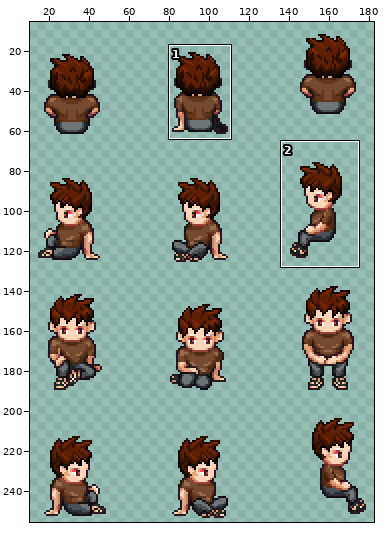
Two states of a sprite sheet, public/assets/player/sit.png. Above, an overview of the earlier version with the close-up marked.
Close-up. Old version:
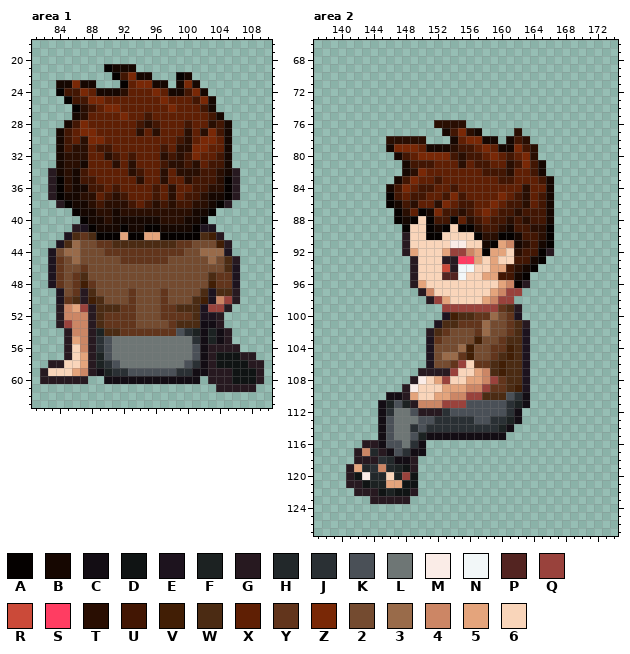
The file is 192x256 pixels. Colours within 5 levels of each other are drawn and written as one. Shown: area 1: x 81..110, y 18..63; area 2: x 137..174, y 66..127. The wide view leaves out empty margins. The commit also changed other parts of the picture, which this record leaves out.
Palette (. is transparent): A #050100  B #160701  C #130d14  D #101414  E #1d131e  F #1c2222  G #271920  H #22282a  J #2a3034  K #4a5057  L #6e7675  M #faece7  N #f2f7f8  P #532421  Q #99423c  R #cb4a39  S #ff3d62  T #290e02  U #421603  V #411e05  W #4b2b13  X #5f1f04  Y #62351c  Z #792806  2 #744b30  3 #996b4a  4 #cc8665  5 #e4a47c  6 #f9d5ba
Pixels before, area 1, first column x 82:
21 ........ABBB................
22 .........AUZBB...AB.........
23 ..BBZBB...AXZZBB.BZB........
24 ..AUUZXBBBTXXXZXBBUZB.......
25 ...AUUZZXXXXXXXZXXXUZB......
26 ....ATUXZZXXXXXXZXXXUB......
27 ....BTXXXXZXXUXXXXXXXUB.....
28 ...BUZXXXXXXUTUXXXUXXTUB....
29 ..BUXZZXXXXXTXTXXXTXTZUB....
30 ..BUXTZZXXXXXXXXXUTXZZXB....
31 ..BUTTXUUXXXXXXUXTTZZXXB....
32 ..BTTTXXTUXUXXXTUTUZXXUB....
33 ..BTTBXXXTXTXXXUTTUTXUUB....
34 .GBTBUXXXXXTUXXTXTTTUUTBG...
35 .GATBUUXXXXXTXXTXXTUUUTAG...
36 .GATBBUUXUXXXXUXTXXUUTTAG...
37 .GABBTTXUTUXXXUXTXUUTBBAG...
38 ..GABBTUTTTUXUTUTUUTTBAG....
39 ....ABBTTBTTTTTTTTTBBA......
40 .....ABBTBBBBBBTTTBBA.......
41 ....GEABBBABBAABBBBAEE......
42 ...EWYWAAA5AA55AAAAAWVG.....
43 ..EW322YYWWWWWWWWYY222VG....
44 .E233222YYYYYYYYYY22333E....
45 .EY2322222YYYYYY2222232WG...
46 .EY22Y22222222222222222WE...
47 .EY2YW222222222222222WYYE...
48 .EY2YVY22222222222222VYYE...
49 ..E2YGW2222Y222Y2222WEWWG...
50 ..EYWGVW222Y222Y222WVE4QG...
51 ..G45QGWWWYY222YYWWWEQQG....
52 ..G444GWYYYY222YYYYWEEG.....
53 ..GQ44GWYYYY2222YWWWCCG.....
54 ...G44GFWWYYYYYYYKJFCFCG....
55 ...G54GJKLLLLLLLLLLJCFCG....
56 ...G64GJKLLLLLLLLLLKCGGGG...
57 ...G65GFKLLLLLLLLLLKCGDDDGG.
58 .GG665GFJKLLLLLLLLKJCGDDDDGG
59 G66654GCFJJKKKKKKJJCCGGGDDDG
60 GGGGGG..CCCCCCCCCCCC.GGGDDDG
61 ......................GGGGG.
Pixels before, area 2, first column x 141:
 76 ...........TTTT...........
 77 ............BUZTB....T....
 78 .....TTTTT...BXZZBB.BUT...
 79 .....BZZZXBBBTUUXZXBBZUT..
 80 ......BUXZZZZUTUUXZXUXZT..
 81 .......BUUUXXXTXUUXXTUZUB.
 82 .......BTZXXXXXXXUUUTXXUB.
 83 ......BUZXXUXXXXXXXUUXXXUB
 84 .....BUZXUUXXUXXXXXXXXTXXB
 85 .....AUXUUXXUZUXXXXZXUTXUB
 86 .....ABUTXXTZXUUXXZXUUTXUB
 87 ......ATXABZUUTUXZXUUTUUUB
 88 ......ABA6AUUAXTUXUUTUTUUB
 89 .......A66ABA6AATUUTBUUTTA
 90 .......G66AA6666ATTAABUUTA
 91 .......G66666MM66BA54BTUBA
 92 .......G56665QQ45A556TUUAG
 93 ........G666GGSS56566UUBA.
 94 ........G666RGNN6655UTBA..
 95 ........G666PPN6655UUBA...
 96 ........G566666666654AG...
 97 .........G4666666654QQ....
 98 ..........GQ5666654QQ.....
 99 ............QQQQQQQYWG....
100 ............EVWWYY32YE....
101 ...........EWWYYY322YWG...
102 ..........GWY222Y322YWE...
103 ..........EY2222V22YWWE...
104 ..........E2223V22YYVWE...
105 ..........E233YV22YWVWE...
106 ..........E22YQ6YYWVWWE...
107 .........GGGGQ6654WVWWE...
108 ........GM65Q66554QYWWE...
109 .......GM66655544QYYWVE...
110 .....CCG5665544QQWWWKJC...
111 ....CFKFG444QQQKKKKKJFC...
112 ....CJLLKGGGJKKKKKKKJC....
113 ....CKLLLKKJJJJJKKJJFC....
114 ....CKLLJKJJJJJJJJJFC.....
115 ....CKLLKFCCCCCCCCCC......
116 ..GGCKKLJC................
117 .G4HGCKJCC................
118 .GGGJHCCG.................
119 G5HJ4HFDG.................
120 GDMHH6FQD.................
121 GGDFF55DD.................
122 .GGGDFDDG.................
123 ...GGGGG..................
Now the later version:
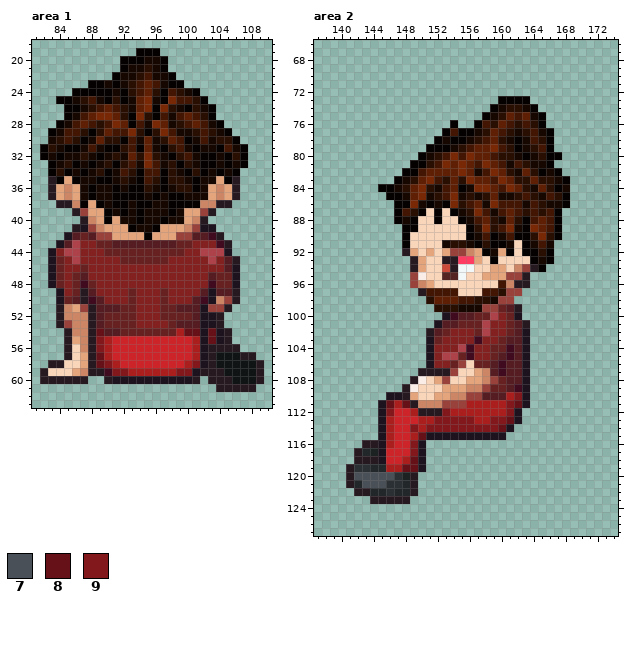
Colours new in this view: 7 #4a5057  8 #651117  9 #82171c
Changes in this commit:
colour 2: #744b30 -> #832121
colour 3: #996b4a -> #ae424a
colour K: #4a5057 -> #ab1e1e
colour L: #6e7675 -> #cd2429
colour V: #411e05 -> #400b1f
colour W: #4b2b13 -> #551c22
colour Y: #62351c -> #682121
Area 1:
y 19: x 94..96 ... -> AAA
y 20: x 92..97 ...... -> AAABBA
y 21: x 90..92 ABB -> ..A; x 94..97 .... -> BTBA
y 22: x 92..100 UZBB...AB -> BBTUBBA..
y 23: x 84..96 BBZBB...AXZZB -> ....AABABTUXU; x 98..101 .BZB -> AA..
y 24: x 84..90 AUUZXBB -> ..AAAAA; x 92..94 TXX -> ATU; x 96..102 ZXBBUZB -> TAUTBA.
y 25: x 84 . -> A; x 86..93 UUZZXXXX -> BTUBATAB; x 95..103 XXZXXXUZB -> ZBAZUUTA.
y 26: x 85 . -> A; x 87..93 TUXZZXX -> BTUXUTB; x 95..103 XXXZXXXUB -> ZAZTBATBA
y 27: x 85 . -> A; x 87 T -> U; x 89..90 XX -> ZZ; x 92..99 ZXXUXXXX -> TAZTAUBU; x 101..104 XXUB -> UTA.
y 28: x 84 . -> A; x 87..91 ZXXXX -> XUTUZ; x 93 X -> A; x 95..96 TU -> BZ; x 98..99 XX -> BT; x 102..105 XTUB -> UBA.
y 29: x 83 . -> A; x 86..89 XZZX -> UTAT; x 91..93 XXX -> UUZ; x 95 X -> A; x 97..105 XXXTXTZUB -> ZUBBTUTBA
y 30: x 83..84 .B -> BT; x 86..94 XTZZXXXXX -> TABXTTAUB; x 96..97 XX -> BT; x 100..106 TXZZXB. -> ABUBTTA
y 31: x 82..83 .. -> AT; x 85..94 UTTXUUXXXX -> AABUBAATUA; x 96..107 XUXTTZZXXB.. -> BATUBABBAUBA
y 32: x 82..86 ..BTT -> ABABB; x 88..98 XXTUXUXXXTU -> BABTBXTZTBA; x 101..107 ZXXUB.. -> BAABATA
y 33: x 83 . -> A; x 86 T -> A; x 88..97 XXXTXTXXXU -> ABTATUBZUB; x 99..107 TUTXUUB.. -> ATBAABABA
y 34: x 83..85 GBT -> ATA; x 87..92 UXXXXX -> ABTABU; x 94..100 UXXTXTT -> AUUATBA; x 102..104 UUT -> ABA; x 106 G -> A
y 35: x 85..104 TBUUXXXXXTXXTXXTUUUT -> 5ABBAABTBAUTATTBABB5
y 36: x 84..86 ATB -> 545; x 88..105 UUXUXXXXUXTXXUUTTA -> ABBABAATBABTTAB545
y 37: x 84..105 ABBTTXUTUXXXUXTXUUTBBA -> 545BABBAAAABABAABBB545
y 38: x 85..104 ABBTUTTTUXUTUTUUTTBA -> G4A5ABAABAABBAAAA44G
y 39: x 86..90 ABBTT -> GQ55A; x 92..103 TTTTTTTTTBBA -> ABABBBAB55QG
y 40: x 87..91 ABBTB -> G45A5; x 94 B -> A; x 97..102 TTTBBA -> ABB54G
y 41: x 88..93 ABBBAB -> Q4555A; x 95 A -> B; x 97..101 BBBBA -> 5554Q
y 42: x 89..91 AAA -> QQ5; x 93..95 AA5 -> 55A; x 97..101 AAAAA -> 55QQW
y 53: x 102..103 CC -> EE
y 54: x 89 F -> 8; x 100..104 JFCFC -> 88E8E
y 55: x 89 J -> 9; x 101..104 JCFC -> KE8E
y 56: x 89 J -> 9; x 102 C -> E
y 57: x 89 F -> 8; x 102 C -> E
y 58: x 89..90 FJ -> 89; x 101..102 JC -> 9E; x 108 G -> D
y 59: x 89..92 CFJJ -> GV99; x 99..102 JJCC -> 99EG; x 105 G -> D
y 60: x 90..101 CCCCCCCCCCCC -> GEEEEEEEEEEG
Area 2:
y 73: x 160..163 .... -> AAAA
y 74: x 159..164 ...... -> ABTTBA
y 75: x 158..165 ........ -> ABTXUXBA
y 76: x 152..155 TTTT -> ..A.; x 157..165 ......... -> AUTXUTUTA
y 77: x 153 B -> A; x 155..156 ZT -> AA; x 158..166 ....T.... -> TXUTBTUBA
y 78: x 146..150 TTTTT -> .....; x 152..160 ..BXZZBB. -> ABAABTUXT; x 162..166 UT... -> ABUTA
y 79: x 146..155 BZZZXBBBTU -> .....AAABT; x 158..163 ZXBBZU -> XZUTAB; x 165..166 .. -> UA
y 80: x 147..157 BUXZZZZUTUU -> ...ABTUZUZX; x 159..167 ZXUXZT... -> UTTBABTAA
y 81: x 148..153 BUUUXX -> .AATUZ; x 155 T -> Z; x 158 U -> Z; x 160..161 XT -> UB; x 163..164 ZU -> TB; x 166 . -> A
y 82: x 148..150 BTZ -> AAU; x 155 X -> Z; x 157 X -> B; x 159..160 UU -> ZX; x 162 X -> B; x 164..167 UB.. -> TABA
y 83: x 147..149 BUZ -> ABT; x 151 X -> Z; x 153 X -> T; x 155..156 XX -> TZ; x 159..163 XUUXX -> UZXTT; x 165..168 UB.. -> TTBA
y 84: x 145..148 .BUZ -> AABT; x 150..158 UUXXUXXXX -> ZTBUXABZZ; x 160..161 XX -> UZ; x 164 X -> B; x 166..168 B.. -> TAB
y 85: x 147..152 UXUUXX -> ABXZBT; x 155..158 UXXX -> BTBT; x 160..168 ZXUTXUB.. -> BBTUTBUTA
y 86: x 146..155 ABUTXXTZXU -> .AAZBABAZT; x 158 X -> B; x 160 X -> U; x 163..165 TXU -> BUT; x 167..168 .. -> BA
y 87: x 148..149 TX -> UT; x 151..159 BZUUTUXZX -> 6A6ABTZUB; x 161..163 UTU -> XUT; x 165..167 UB. -> TUA
y 88: x 151..156 AUUAXT -> 6A66AB; x 159..163 UUTUT -> TBXTA; x 165..167 UB. -> XUA
y 89: x 149 6 -> A; x 151..153 ABA -> 666; x 155 A -> 6; x 158..167 UUTBUUTTA. -> ZTUZBAZXUA
y 90: x 148 G -> A; x 151..152 AA -> 66; x 156..167 6ATTAABUUTA. -> ABUABUAATZTA
y 91: x 148 G -> A; x 153..158 6MM66B -> BTTBAT; x 160..166 54BTUBA -> AB6ABUB
y 92: x 151 6 -> 5; x 159 5 -> B; x 161..166 6TUUAG -> A6AATA
y 93: x 150 6 -> 5; x 159 5 -> A; x 162..166 UUBA. -> 66ABA
y 94: x 150 6 -> 5; x 161..165 UTBA. -> 64QGA
y 95: x 149..150 G6 -> QM; x 160..163 UUBA -> 5QQG
y 96: x 149..151 G56 -> Q45; x 160 5 -> U; x 162 A -> G
y 97: x 151..154 4666 -> UUUU; x 158..160 654 -> UUT
y 98: x 151..159 GQ5666654 -> TXXXUUTTB
y 99: x 152..157 .QQQQQ -> TTTBBB
y 110: x 146..147 CC -> EE; x 162..163 JC -> 9E
y 111: x 145..146 CF -> E8; x 148 F -> 8; x 161..163 JFC -> 98E
y 112: x 145..146 CJ -> E9; x 153 J -> 9; x 161..162 JC -> 9E
y 113: x 145 C -> E; x 152..156 JJJJJ -> 99999; x 159..162 JJFC -> 998E
y 114: x 145 C -> E; x 149 J -> 9; x 151..161 JJJJJJJJJFC -> 9999999998E
y 115: x 145 C -> E; x 150..160 FCCCCCCCCCC -> 8EEEEEEEEEE
y 116: x 145 C -> E; x 147 K -> L; x 149..150 JC -> 9E
y 117: x 143..150 4HGCKJCC -> HFELLL9E
y 118: x 145..150 JHCCG. -> ELLK8E
y 119: x 142..150 5HJ4HFDG. -> JJHHKK88E
y 120: x 142..149 DMHH6FQD -> 77777JFG
y 121: x 142..149 GDFF55DD -> H777JJHG
y 122: x 144..148 GDFDD -> HHJHH
